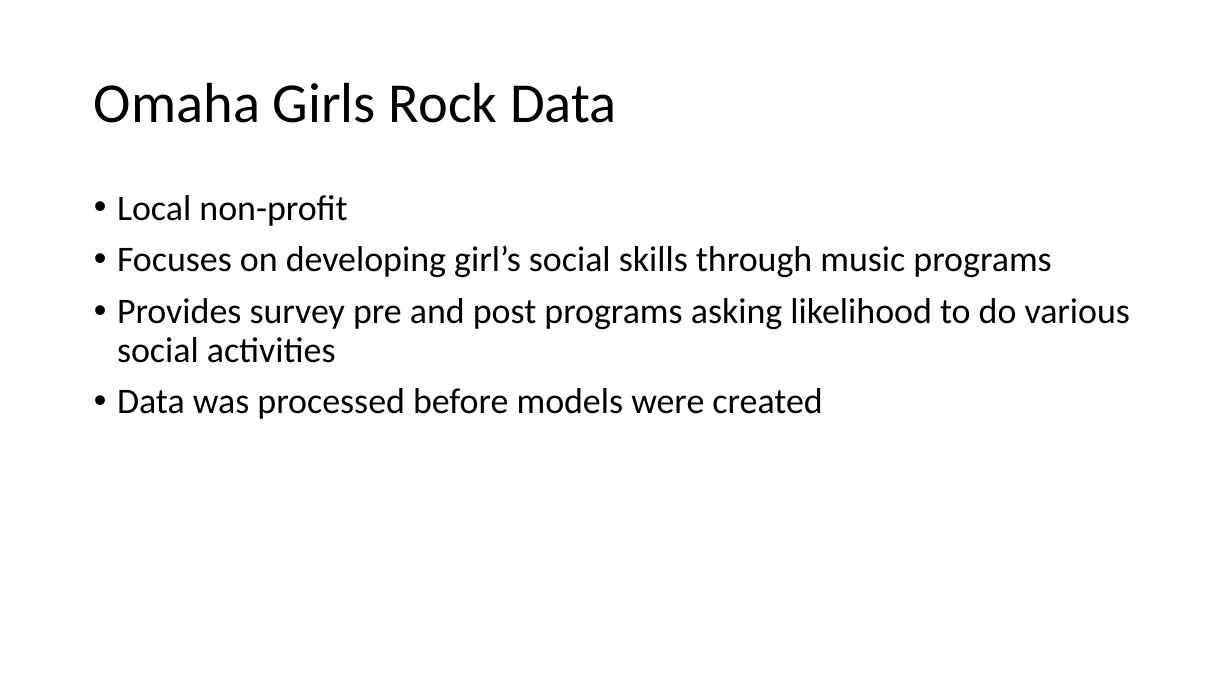
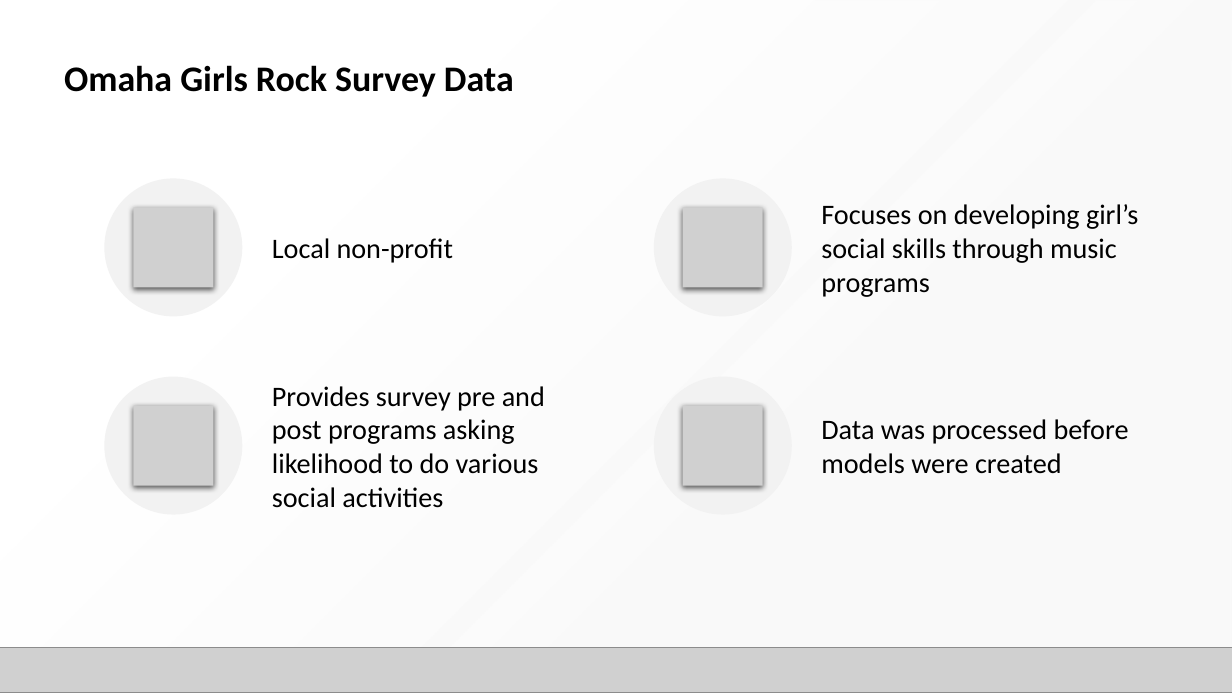
Before and after one commit to josh97ellis/omaha-girls-rock-analysis, a slide deck: slide 4 of deliverables/milestone_2/Final Presentation.pptx (slide 3 before the commit). Drawn at 1232x693 pixels with LibreOffice and Linux fonts; fonts in the diff are those of the drawing; grey boxes stand for pictures; background and template pictures are left out. Boxes give left, top, right and bottom in pixels: in the first picture for what was removed or moved away, otherwise in the second. Text is boxed around its words. In the diff, an @@ line names an element or a change of style, - is before the commit and + after.

```diff
--- a/deliverables/milestone_2/Final Presentation.pptx
+++ b/deliverables/milestone_2/Final Presentation.pptx
@@ rectangle added at [0, 0, 1232, 693], fill gradient #F8F8F8 to #FFFFFF @@
@@ text at [64, 65, 514, 97]: text changed; size 44 to 28 pt; bold on @@
-Omaha Girls Rock Data
+Omaha Girls Rock Survey Data
@@ text removed at [117, 195, 1130, 419] @@
-• Local non-profit
-• Focuses on developing girl’s social skills through music programs
-• Provides survey pre and post programs asking likelihood to do various social activities
-• Data was processed before models were created
@@ group added at [104, 178, 1138, 515]: 4 ellipses, 4 pictures, 4 texts @@
+Local non-profit
+Focuses on developing girl’s social skills through music programs
+Provides survey pre and post programs asking likelihood to do various social activities
+Data was processed before models were created
@@ picture added at [0, 648, 1232, 693] @@
```
Also in this commit, not shown: 7 other slides changed, 7 slides added, 5 slides removed, 3 other files.
